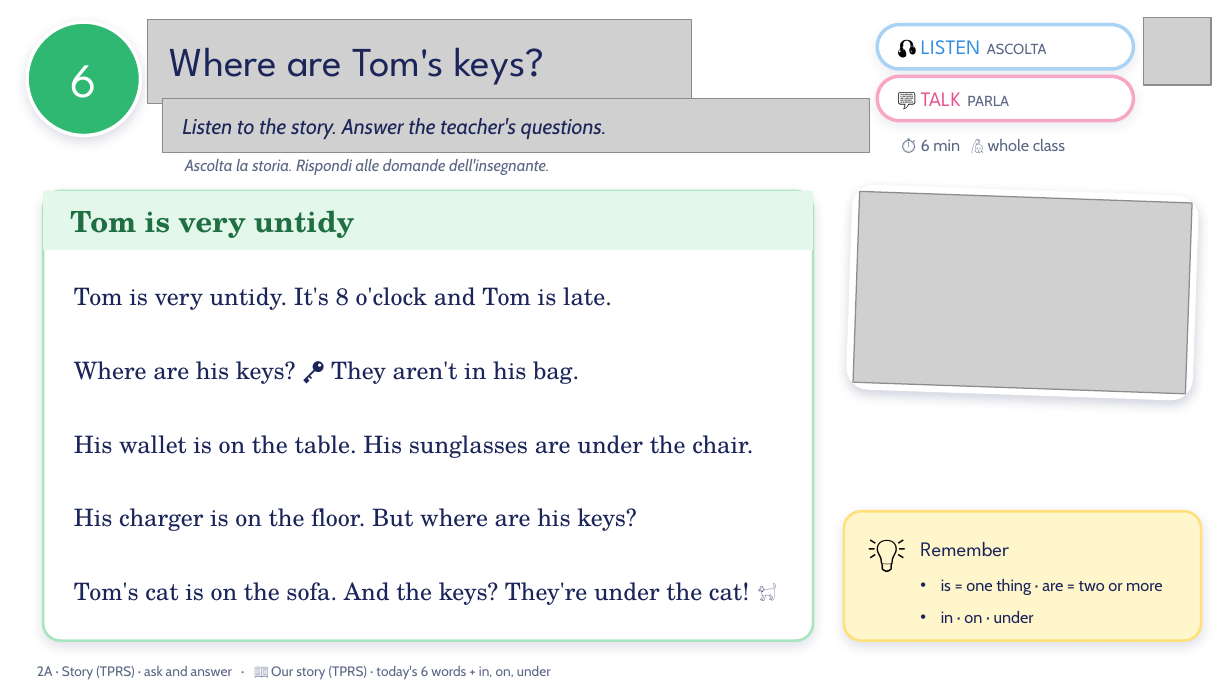
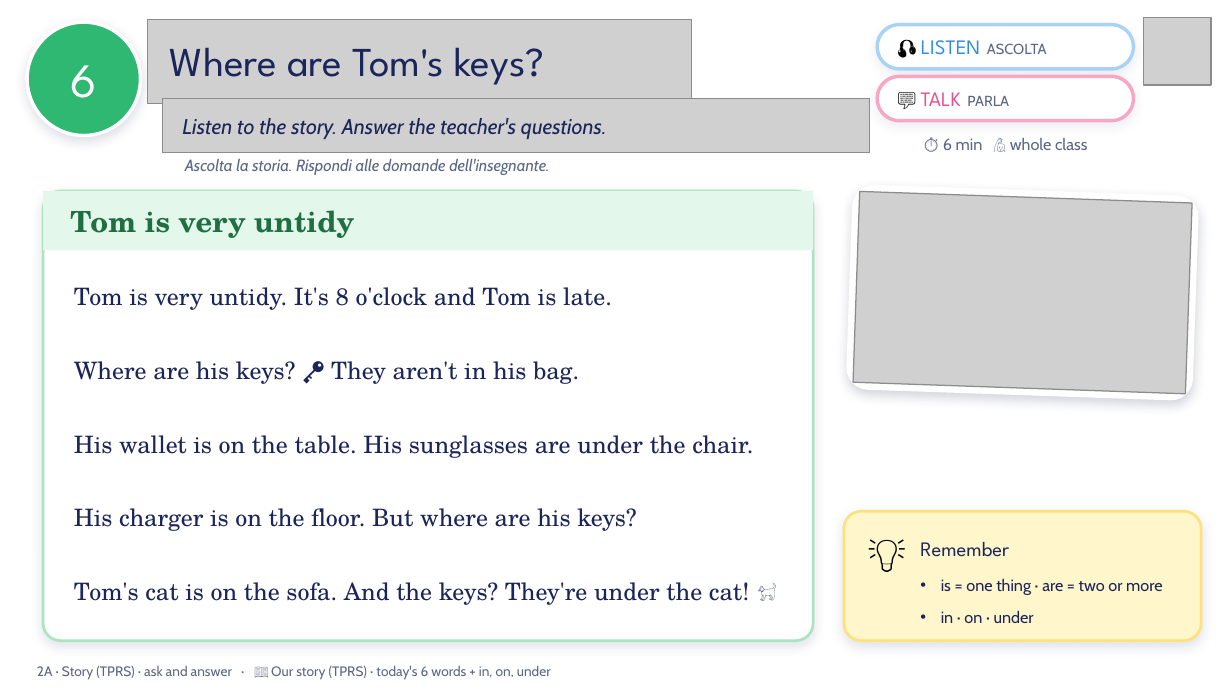
Before and after one commit to londonlanguageschool/Bagheria-, a slide deck: slide 6 of materials/EFE/EFE_2A_Tidy_or_untidy.pptx. Drawn at 1232x693 pixels with LibreOffice and Linux fonts; fonts in the diff are those of the drawing; grey boxes stand for pictures; background and template pictures are left out. Boxes give left, top, right and bottom in pixels: in the first picture for what was removed or moved away, otherwise in the second. Text is boxed around its words. In the diff, an @@ line names an element or a change of style, - is before the commit and + after.

```diff
--- a/materials/EFE/EFE_2A_Tidy_or_untidy.pptx
+++ b/materials/EFE/EFE_2A_Tidy_or_untidy.pptx
@@ text "⏱ 6 min 🙋 whole ..." moved from (x1=921, y1=139, x2=1065, y2=151) to (x1=943, y1=138, x2=1087, y2=150) @@
@@ text "⏱ 6 min 🙋 whole ..." at (x1=943, y1=138, x2=1087, y2=150): alignment left to centre @@
```
Also in this commit, not shown: 16 other slides changed, 1 other file.
